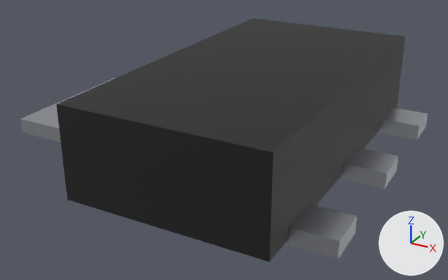
The glTF model parts/sgm2212-sot223/sgm2212-sot223.glb, before and after one commit.
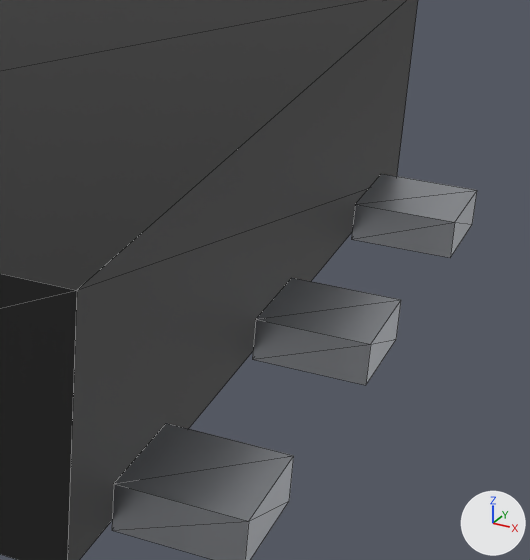
Each version appears first whole from a camera (50 mm lens) standing at (0.00455, -0.00959, 0.00485) and looking at (-0.00064, -0.00015, 0.00013), and next in a close-up on the part from 54% to 100% of the width and 14% to 92% of the height. Every picture has the same lights, and +X, +Y and +Z are marked at lower right. The older version's two pictures come first. The close-ups show mesh edges as thin lines. Where no turn or scale is listed for an object, it has been applied to the vertices. Vertices at exactly the same position are counted once.

The scene before the commit, as lines of its bpy script (objects in view):
```python
me_mesh_0 = bpy.data.meshes.new('Mesh_0')
me_mesh_0.from_pydata(...)  # a box spanning x -0.00175..0.00175, y -0.00325..0.00325, z -0.0008..0.0008
me_mesh_0.materials.append(mat_mat_0)  # black #1a1a1a
me_mesh_1 = bpy.data.meshes.new('Mesh_1')
me_mesh_1.from_pydata(...)  # a box spanning x -0.00038..0.00038, y -0.00038..0.00038, z -0.00015..0.00015; a box spanning x -0.00038..0.00038, y 0.00193..0.00268, z -0.00015..0.00014; a box spanning x -0.00038..0.00038, y 0.00423..0.00498, z -0.00015..0.00014; a box spanning x -0.00662..-0.00387, y 0.0008..0.0038, z -0.00015..0.00014
me_mesh_1.materials.append(mat_mat_1)  # light grey #c5c8ce
ob_mesh_0 = bpy.data.objects.new('Mesh_0', me_mesh_0)
ob_mesh_0.location = (0.0, 0.0, 0.00086)
ob_mesh_1 = bpy.data.objects.new('Mesh_1', me_mesh_1)
ob_mesh_1.location = (0.002125, -0.0023, 0.000145)
```
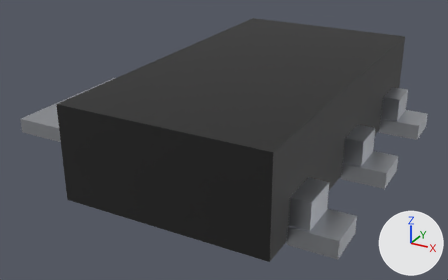
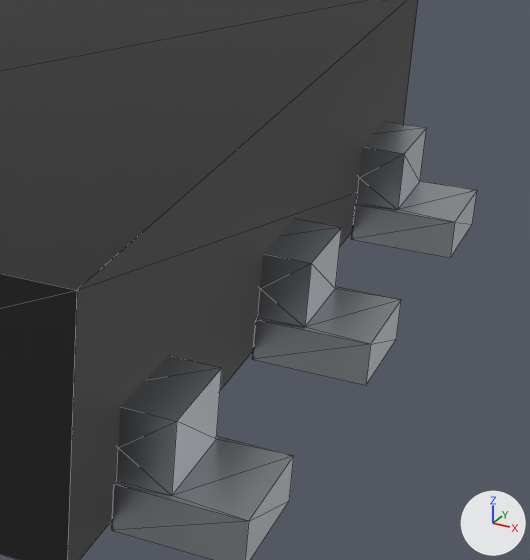
Where the newer file only moved an object's origin or applied its transform, the numbers keep the older frame.

Pixel boxes (x1, y1, x2, y2) of what changed, in the close-ups (530 x 560 px):
'Mesh_1', reshaped: before (112, 174, 477, 560); after (112, 122, 477, 560)

What changed in the scene script:
```text
Change me_mesh_1:
    used by ob_mesh_1; location = (0.002125, -0.0023, 0.000145)
    remove me_mesh_1.from_pydata(...)  # 32 vertices, 48 faces; spans x -0.00662..0.00038, y -0.00038..0.00498, z -0.00015..0.00015
    add me_mesh_1.from_pydata(...)  # 86 vertices, 144 faces; spans x -0.00662..0.00037, y -0.00038..0.00498, z -0.00015..0.0006
    me_mesh_1 part 1
    30 faces are deleted
    15 vertices are added at x -0.00068..-0.00006, y -0.00034..0.00494, z 0.00014..0.0006
    6 new vertices lie (0.0, 0.0, -0.00029) away from vertices in x -0.00038, y -0.00038..0.00498, z 0.00014..0.00015
    6 new vertices lie (-0.0003, 0.0, 0.0) away from vertices in x -0.00038, y -0.00034..0.00494, z 0.00035
    5 new vertices lie (-0.0003, 0.0, 0.00024) away from vertices in x -0.00038, y 0.00034..0.00494, z 0.00035
    5 new vertices lie (0.00032, 0.0, -0.00021) away from vertices in x -0.00038, y 0.00034..0.00494, z 0.00035
    5 new vertices lie (0.00032, 0.0, 0.00024) away from vertices in x -0.00038, y 0.00034..0.00494, z 0.00035
    102 new faces join them
    other edits to the shape of me_mesh_1 do not show in these pictures
```
